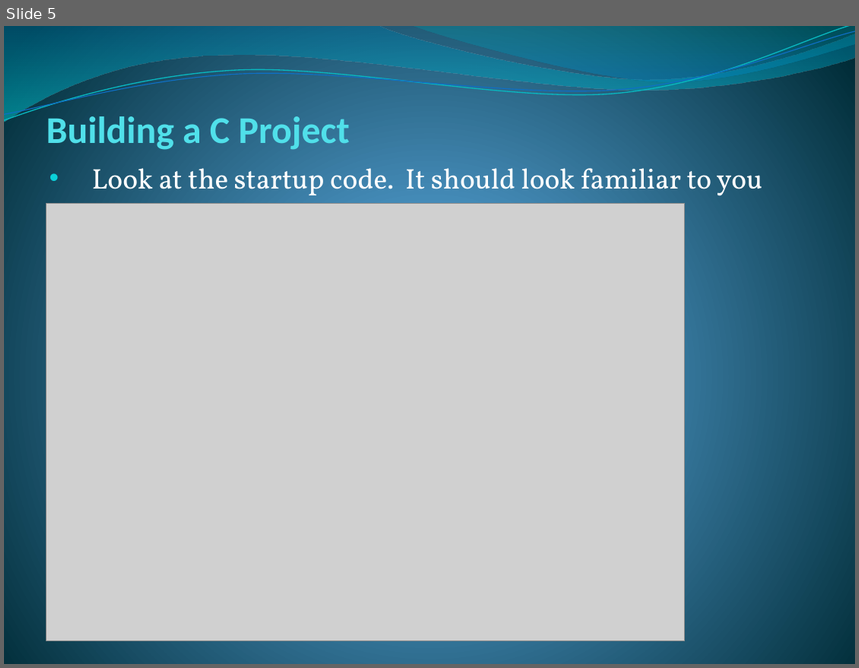
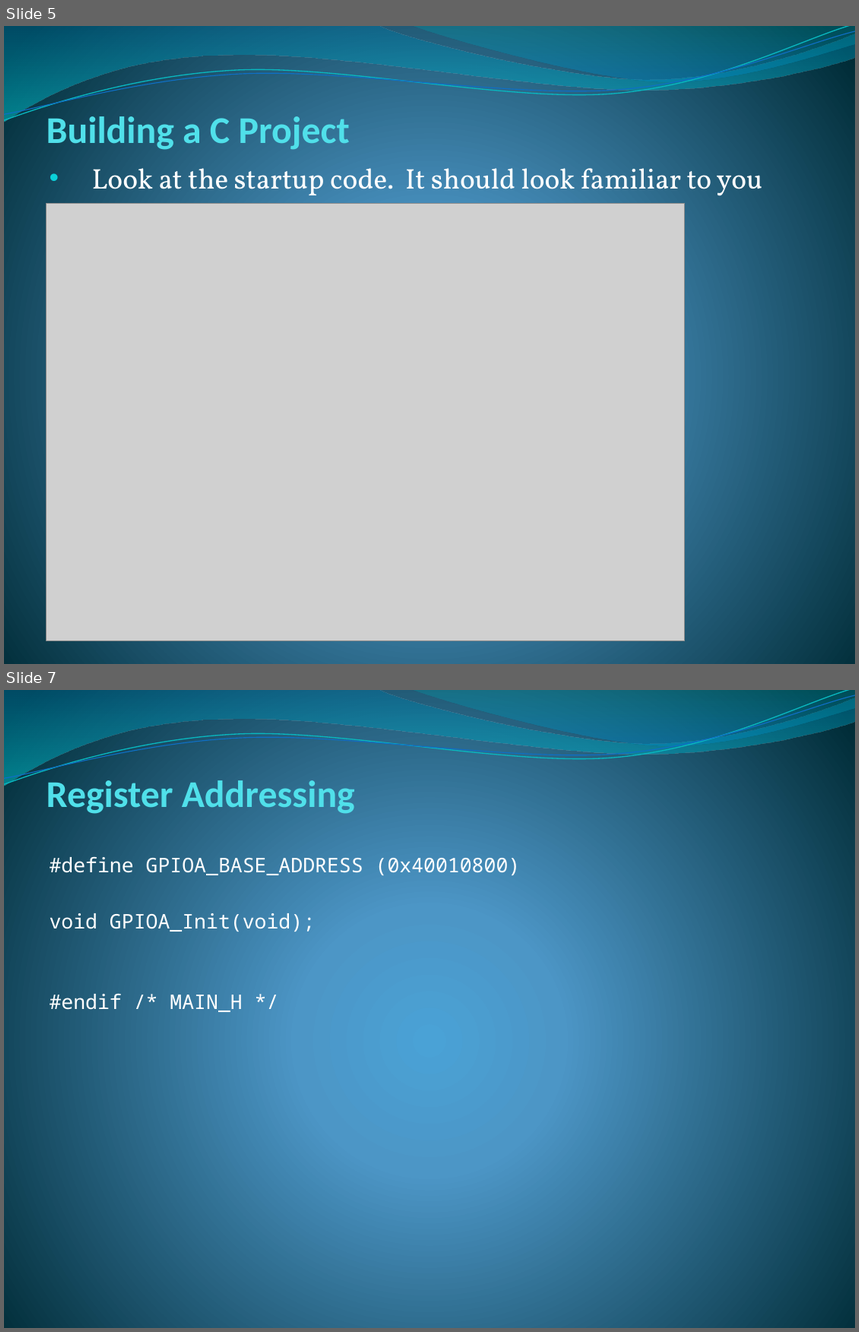
Before and after one commit to ense-352/ense-352-Lab, a slide deck: Lab-5/Building_A_C_Project.pptx. Shown one above the other, each under a label of ours: slide 5 before the commit, slides 5 and 7 after it; the slides between them are not shown. The pictures are 859x668 and 859x1332 pixels, drawn with LibreOffice and Linux fonts; fonts in the diff are those of the drawing; grey boxes stand for pictures. Boxes give left, top, right and bottom in pixels: in the first picture for what was removed or moved away, otherwise in the second. Text is boxed around its words. In the diff, an @@ line names an element or a change of style, - is before the commit and + after.

```diff
--- a/Lab-5/Building_A_C_Project.pptx
+++ b/Lab-5/Building_A_C_Project.pptx
@@ slide 7 added at (4,690,855,1328), background gradient #4AA0D6 to #4C98C7 to #002C38; not listed: 4 template elements that a slide beside it also shows @@
@@ title added at (47,780,355,814), 32 pt, text #51E0EA, bold @@
+Register Addressing
@@ subtitle added at (50,854,521,1012), 17 pt, text #FFFFFF @@
+#define GPIOA_BASE_ADDRESS (0x40010800)
+void GPIOA_Init(void);
+#endif /* MAIN_H */
```
Also in this commit, not shown: 3 other slides added, 2 slides removed.
